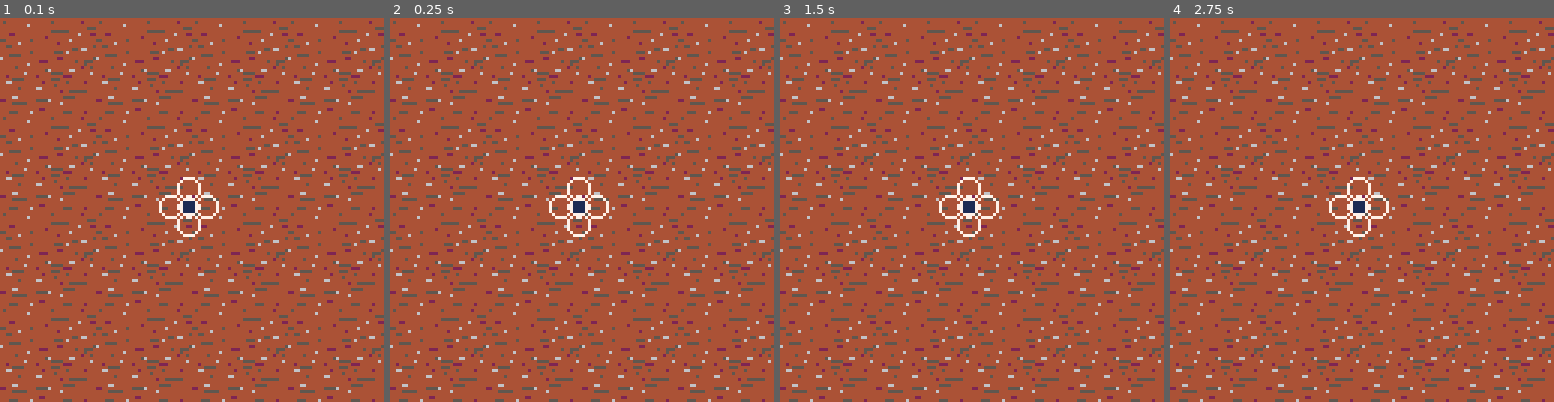
Above: before the commit, frames 1-4 (left to right).
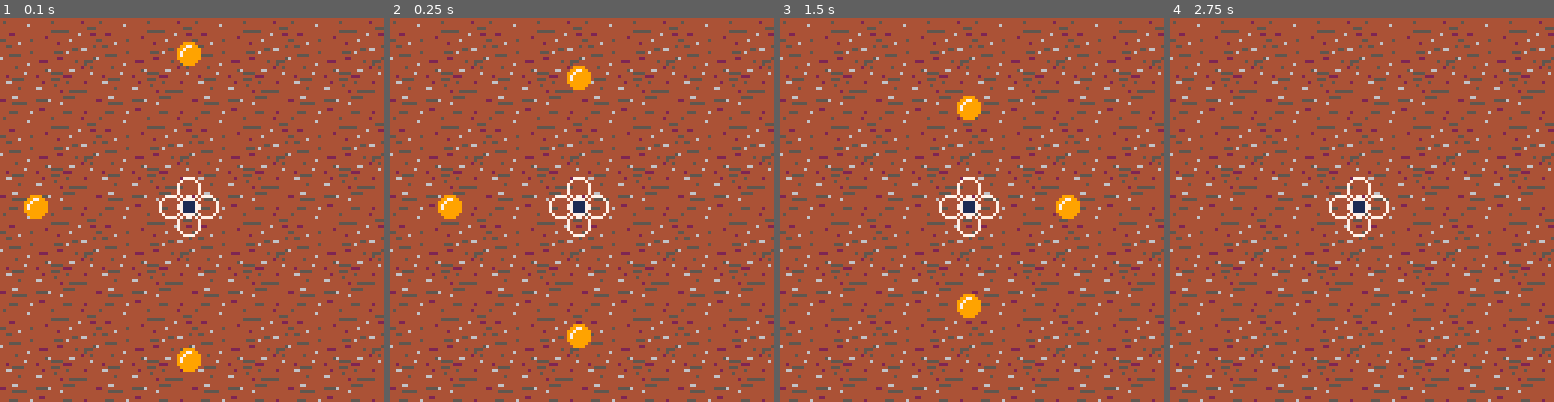
Above: after the commit, the same moments.

Repository: marcusm5670/LightningGame
Game: PICO-8 cartridge beat.p8
The game is run twice, just before and just after one commit, with the same random seed, the same clock (stepped at 60 frames per second) and the same inputs.
Inputs:
- Up to frame 1 (0.1 s): no input
- Up to frame 2 (0.25 s): no input
- Up to frame 3 (1.5 s): no input
- Up to frame 4 (2.75 s): hold Right 1.6-2.1 s; hold Up 2.15-2.42 s; hold Right from 2.47 s (still down)

The runs differ from the first frame. In frame 1, 1.0% of the frame differs, in the area x 6-53%, y 6-93%; in frame 2, 1.0%; in frame 3, 1.0%; in frame 4, nothing differs.

Commit message:
Moving notes
Notes can now be created, but they can't be hit yet. They just pass through the player

Diff:
--- a/beat.p8
+++ b/beat.p8
@@ -5,26 +5,37 @@
 
 // setup stage + player
 function _init()
-
- // setup stage code here
-
- // create player
- // sp=player sprite number
- // score=player's score
+ --last=time()
+
  p={
   x=59,
   y=59,
   sp=6,
   score=0
  }
+ note={
+ x,
+ y,
+ dir
+ }
+
+ notes={} --notes array
 
  camera(0,0)
+
+ track1() --scripted sequence
+          --of notes
+
 end
 
 // update player hit location
 // update note movement
 function _update()
  update_player()
+ //update_note()
+ for n in all(notes) do
+  n:update()
+ end
 end
 
 // draw sprites
@@ -37,9 +48,22 @@
  spr(7,p.x+6,p.y)
  spr(7,p.x,p.y-6)
  spr(7,p.x,p.y+6)
-end
-
-// update functions
+
+ for n in all(notes) do
+  n:draw()
+ end
+
+end
+
+function draw_note()
+ //for i=1,#notes do
+ // local mynote=notes[i]
+ // spr(sprnum,mynote.x,mynote.y)
+ //end
+
+
+
+end
 
 --allows player to hit notes
 --that coming from all directions
@@ -61,10 +85,143 @@
  end
 end
 
+
+
+
+-->8
+//function wait(pause)
+// last=time()
+// while last < time()+pause do
+//  --nothing
+// end
+
+//end
+
+
+function track1()
+ new_note("left")
+
+ new_note("up")
+
+ new_note("down")
+end
+
 -- move notes towards player
 function update_note()
 
-end
+ --move notes
+ //for i=#notes,1,-1 do
+ // local mynote=notes[i]
+ // mynote.x+=mynote.dx
+ // mynote.y+=mynote.dy
+ //end
+
+
+end
+
+--counter for note's sprite num.
+--spawns notes in the order of
+--red, green, blue, orange
+sprnum = 2
+
+function new_note(dir)
+
+ --this will cycle between
+ --sprite numbers 2-5 for
+ --direction checking to use
+ if sprnum != 6 then
+  sprnum+=1
+ else
+  sprnum=2
+ end
+
+ //local newnote={}
+
+ --direction checking
+ if dir == "left" then
+  add(notes, {
+   x=0,
+   y=p.y,
+   dx=2,
+   dy=0,
+   d=dir,
+   draw=function(self)
+    spr(sprnum,self.x,self.y)
+   end,
+   update=function(self)
+    self.x+=self.dx
+    self.y+=self.dy
+    if self.x==p.x then
+     del(notes,self)
+    end
+   end
+  })
+ end
+
+ if dir == "right" then
+ add(notes, {
+  x=p.x+59,
+  y=p.y,
+  dx=-2,
+  dy=0,
+  d=dir,
+  draw=function(self)
+   spr(sprnum,self.x,self.y)
+  end,
+  update=function(self)
+   self.x+=self.dx
+   self.y+=self.dy
+   if self.x==p.x then
+    del(notes,self)
+   end
+  end
+ })
+ end
+
+ if dir == "up" then
+ add(notes, {
+  x=p.x,
+  y=0,
+  dx=0,
+  dy=2,
+  d=dir,
+  draw=function(self)
+   spr(sprnum,self.x,self.y)
+  end,
+  update=function(self)
+   self.x+=self.dx
+   self.y+=self.dy
+   if self.y==p.y then
+    del(notes,self)
+   end
+  end
+ })
+ end
+
+ if dir == "down" then
+ add(notes, {
+  x=p.x,
+  y=p.y+59,
+  dx=0,
+  dy=-2,
+  d=dir,
+  draw=function(self)
+   spr(sprnum,self.x,self.y)
+  end,
+  update=function(self)
+   self.x+=self.dx
+   self.y+=self.dy
+   if self.y==p.y then
+    del(notes,self)
+   end
+  end
+ })
+ end
+
+ //add(notes,newnote)
+ --spr(sprnum,note.x,note.y)
+
+end -- end new_note
 __gfx__
 00000000066666600000000000033000000000000099990000077000007777000000000000000000444444444444444444444444444444440000000000000000
 0000000066000066082222800037b30000cccc000997799000177100070000700000000000000000454444444444444445444444444244440000000000000000
